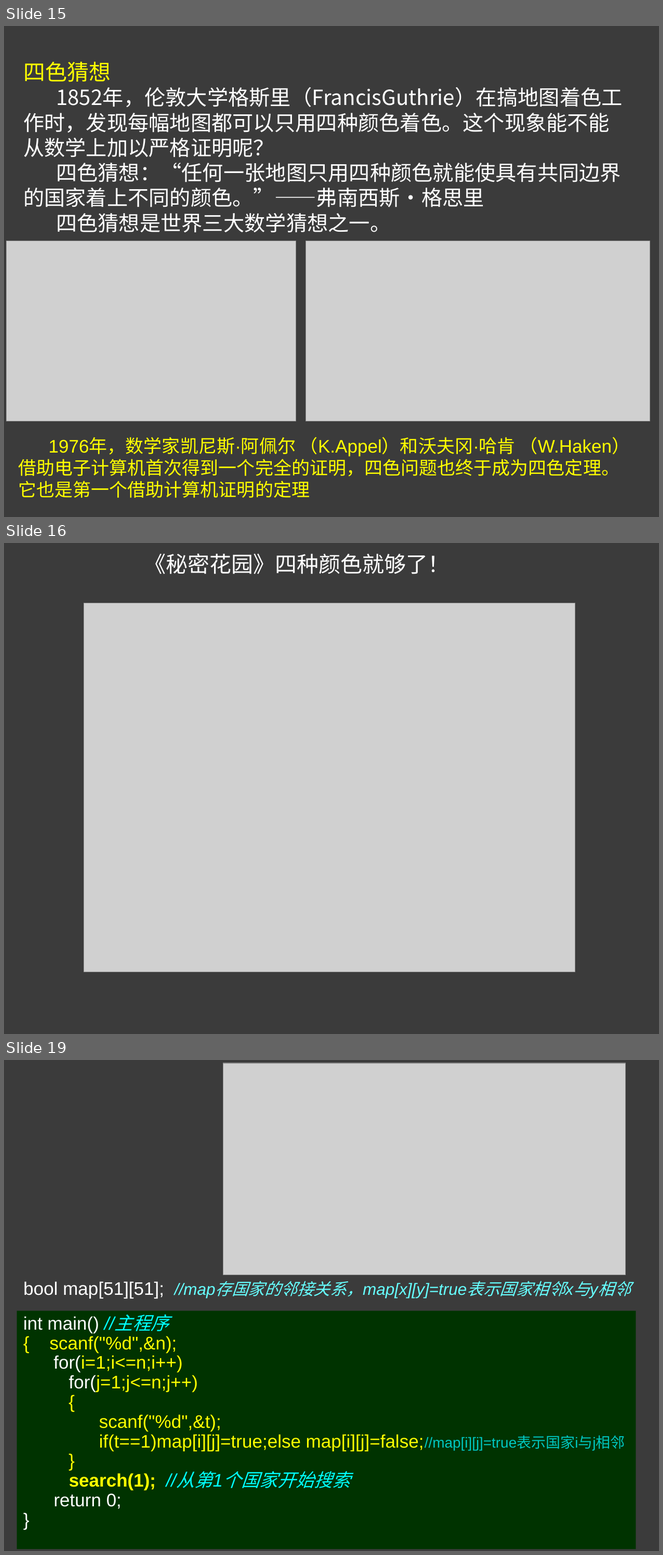
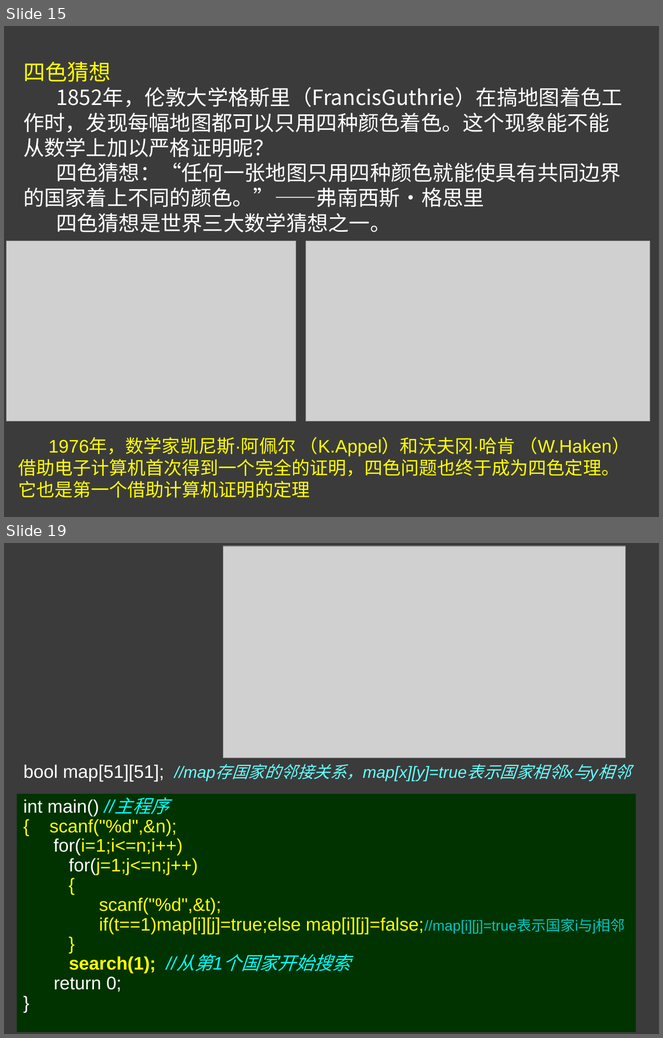
Before and after one commit to Adnios/Class, a slide deck: C++资料包/暴力枚举+搜索/搜索基础1_DFS.ppt. Shown one above the other, each under a label of ours: slides 15, 16 and 19 before the commit, slides 15 and 19 after it; the slides between them are not shown. The pictures are 663x1555 and 663x1038 pixels, drawn with LibreOffice and Linux fonts; fonts in the diff are those of the drawing; grey boxes stand for pictures. Boxes give left, top, right and bottom in pixels: in the first picture for what was removed or moved away, otherwise in the second. Text is boxed around its words. In the diff, an @@ line names an element or a change of style, - is before the commit and + after.

```diff
--- a/C++资料包/暴力枚举+搜索/搜索基础1_DFS.ppt
+++ b/C++资料包/暴力枚举+搜索/搜索基础1_DFS.ppt
@@ slide 16 removed at bbox=[4, 543, 659, 1034], background #3B3B3B @@
@@ text removed at bbox=[144, 553, 450, 574] @@
-《秘密花园》四种颜色就够了！
@@ picture removed at bbox=[84, 603, 575, 972] @@
```
Also in this commit, not shown: 4 slides changed, 1 slide added.
